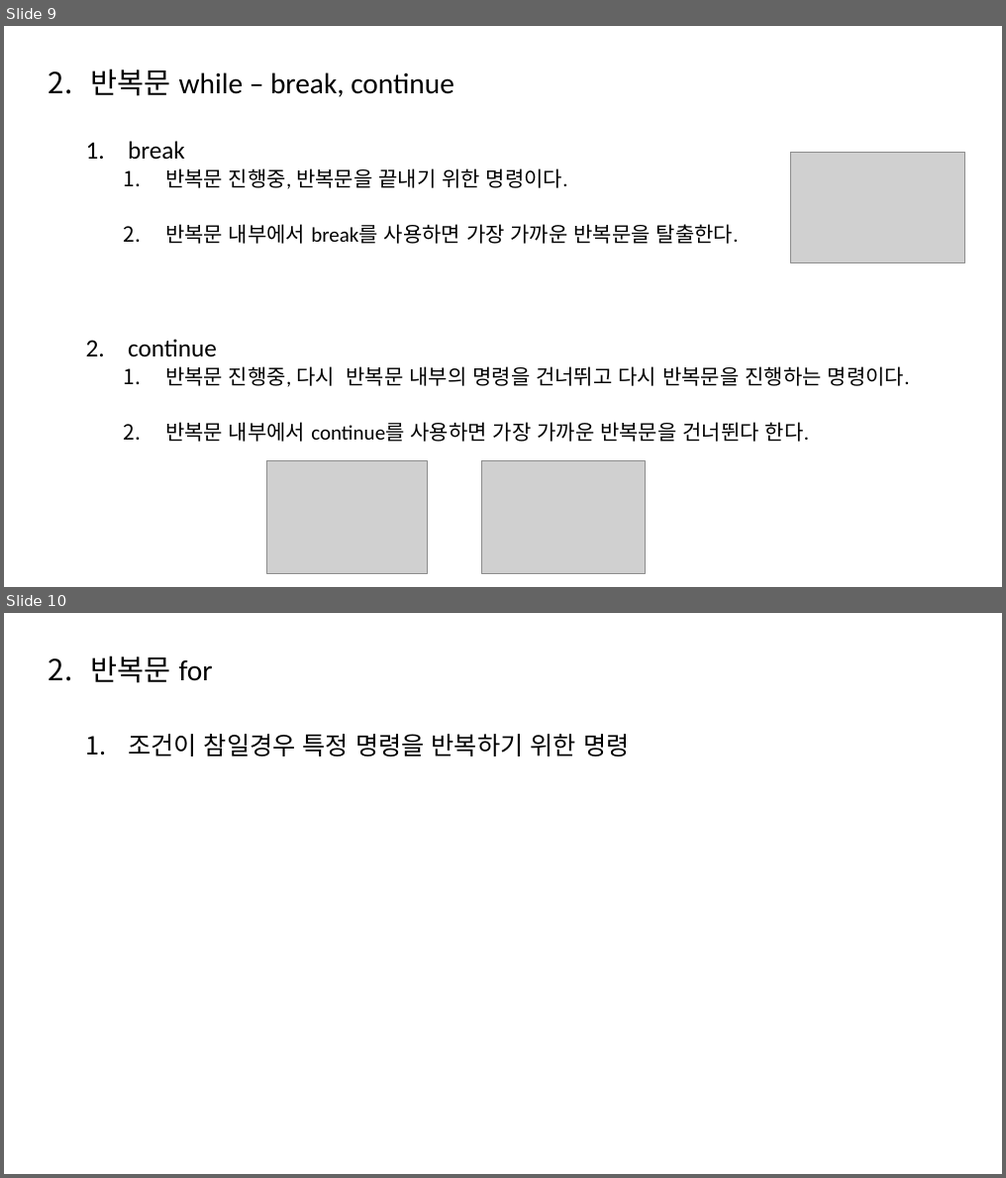
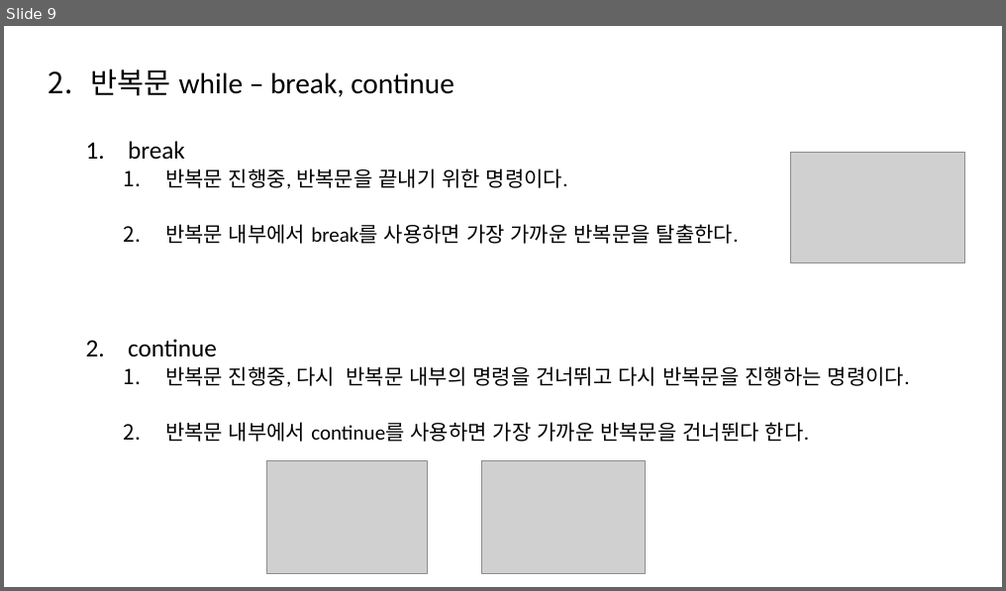
Before and after one commit to Cho-Hyeon-Sang/python, a slide deck: 2_ControlStatement/python_제어문.pptx. Shown one above the other, each under a label of ours: slides 9 and 10 before the commit, slide 9 after it. The pictures are 1006x1178 and 1006x591 pixels, drawn with LibreOffice and Linux fonts; fonts in the diff are those of the drawing; grey boxes stand for pictures. Boxes give left, top, right and bottom in pixels: in the first picture for what was removed or moved away, otherwise in the second. Text is boxed around its words. In the diff, an @@ line names an element or a change of style, - is before the commit and + after.

```diff
--- a/2_ControlStatement/python_제어문.pptx
+++ b/2_ControlStatement/python_제어문.pptx
@@ slide 10 removed at <box>4,613,1002,1174</box>, background #FFFFFF @@
@@ text removed at <box>90,656,629,757</box> @@
-2. 반복문 for
-  1. 조건이 참일경우 특정 명령을 반복하기 위한 명령
```
Also in this commit, not shown: 2 slides changed, 5 slides added.
